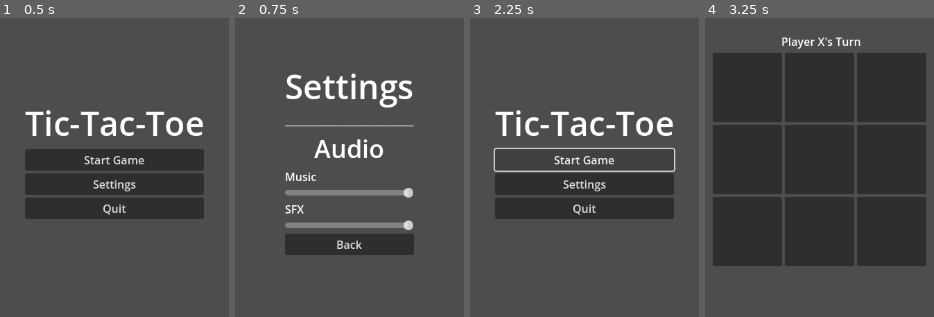
Above: before the commit, frames 1-4 (left to right).
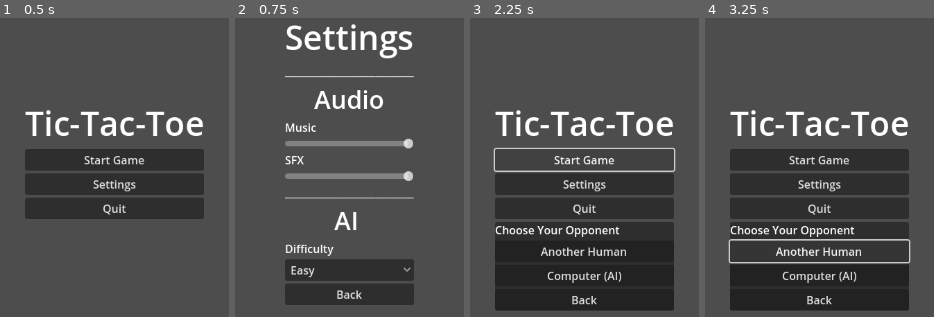
Above: after the commit, the same moments.

Repository: codystuart/tic-tac-godot
Game: Godot game, scene res://main_menu.tscn
Two runs of this game, one before a commit and one after it. Both use one fixed random seed, a clock stepped at 60 frames per second and the inputs below.
Inputs (mouse positions are in pixels of both pictures, inside the frame that each line leads up to):
- Up to frame 1 (0.5 s): no input
- Up to frame 2 (0.75 s): click "Settings" at 0.5 s
- Up to frame 3 (2.25 s): click "Back" at 1.25 s; click "Start Game" at 2 s
- Up to frame 4 (3.25 s): click (819, 251) at 2.75 s, where only the run after the commit has a clickable "Another Human"

Frame 1 is identical in both runs. In frame 2, 23% of the frame differs, in the area x 21-79%, y 2-96%; in frame 3, 22%; in frame 4, 52%, in the area x 3-97%, y 6-98%.

Commit message:
Basic AI Functionality has been added
todo:
Program Hard mode for AI

Diff:
--- a/game_manager.gd
+++ b/game_manager.gd
@@ -1,3 +1,6 @@
 extends Node
 
 # Manages global game state variables
+
+var is_ai_game = false
+var ai_difficulty = "Easy"
--- a/main_menu.gd
+++ b/main_menu.gd
@@ -4,6 +4,12 @@
 @onready var start_button = $CenterContainer/VBoxContainer/StartButton
 @onready var quit_button = $CenterContainer/VBoxContainer/QuitButton
 @onready var settings_button = $CenterContainer/VBoxContainer/SettingsButton
+
+# Opponent Pop-up Panel button references
+@onready var opponent_choice_panel = $PanelContainer
+@onready var human_button = $PanelContainer/VBoxContainer/HumanButton
+@onready var ai_button = $PanelContainer/VBoxContainer/AIButton
+@onready var back_button = $PanelContainer/VBoxContainer/BackButton
 
 # Preload sounds
 const SOUND_UI_CLICK = preload("res://Audio/click_002.ogg")
@@ -13,15 +19,18 @@
 	start_button.pressed.connect(_on_start_button_pressed)
 	quit_button.pressed.connect(_on_quit_button_pressed)
 	settings_button.pressed.connect(_on_settings_button_pressed)
+
+	# Connect the buttons inside of the PanelContinaer
+	human_button.pressed.connect(_on_human_button_pressed)
+	ai_button.pressed.connect(_on_ai_button_pressed)
+	back_button.pressed.connect(_on_back_button_pressed)
+
 	#Start playing the menu music as soon as the menu loads
 	MusicManager.play_menu_music()
 
 func _on_start_button_pressed():
 	SfxManager.play(SOUND_UI_CLICK)
-	await MusicManager.fade_out_music(1.0)
-
-	# Make sure the path is correct for game scene file.
-	get_tree().change_scene_to_file("res://tic_tac_toe.tscn")
+	opponent_choice_panel.show()
 
 func _on_quit_button_pressed():
 	SfxManager.play(SOUND_UI_CLICK)
@@ -30,3 +39,21 @@
 func _on_settings_button_pressed():
 	SfxManager.play(SOUND_UI_CLICK)
 	get_tree().change_scene_to_file("res://settings_menu.tscn")
+
+# --- Popup panel button functions ---
+
+func _on_back_button_pressed():
+	SfxManager.play(SOUND_UI_CLICK)
+	opponent_choice_panel.hide()
+
+func _on_human_button_pressed():
+	GameManager.is_ai_game = false
+	SfxManager.play(SOUND_UI_CLICK)
+	await MusicManager.fade_out_music(1.0)
+	get_tree().change_scene_to_file("res://tic_tac_toe.tscn")
+
+func _on_ai_button_pressed():
+	GameManager.is_ai_game = true
+	SfxManager.play(SOUND_UI_CLICK)
+	await MusicManager.fade_out_music(1.0)
+	get_tree().change_scene_to_file("res://tic_tac_toe.tscn")
--- a/main_menu.tscn
+++ b/main_menu.tscn
@@ -22,7 +22,7 @@
 [node name="VBoxContainer" type="VBoxContainer" parent="CenterContainer"]
 layout_mode = 2
 
-[node name="Label" type="Label" parent="CenterContainer/VBoxContainer"]
+[node name="Title" type="Label" parent="CenterContainer/VBoxContainer"]
 layout_mode = 2
 theme_override_font_sizes/font_size = 48
 text = "Tic-Tac-Toe"
@@ -38,3 +38,33 @@
 [node name="QuitButton" type="Button" parent="CenterContainer/VBoxContainer"]
 layout_mode = 2
 text = "Quit"
+
+[node name="PanelContainer" type="PanelContainer" parent="."]
+visible = false
+layout_mode = 2
+offset_left = 447.0
+offset_top = 414.0
+offset_right = 705.0
+offset_bottom = 542.0
+grow_horizontal = 2
+grow_vertical = 2
+
+[node name="VBoxContainer" type="VBoxContainer" parent="PanelContainer"]
+layout_mode = 2
+
+[node name="Label" type="Label" parent="PanelContainer/VBoxContainer"]
+layout_mode = 2
+text = "Choose Your Opponent"
+
+[node name="HumanButton" type="Button" parent="PanelContainer/VBoxContainer"]
+layout_mode = 2
+text = "Another Human"
+
+[node name="AIButton" type="Button" parent="PanelContainer/VBoxContainer"]
+layout_mode = 2
+text = "Computer (AI)"
+
+[node name="BackButton" type="Button" parent="PanelContainer/VBoxContainer"]
+layout_mode = 2
+text = "Back
+"
--- a/project.godot
+++ b/project.godot
@@ -19,6 +19,7 @@
 
 MusicManager="*res://music_manager.tscn"
 SfxManager="*res://sfx_manager.tscn"
+GameManager="*res://game_manager.tscn"
 
 [display]
 
--- a/settings_menu.gd
+++ b/settings_menu.gd
@@ -3,6 +3,7 @@
 @onready var music_slider = $CenterContainer/VBoxContainer/MusicVolumeSlider
 @onready var sfx_slider = $CenterContainer/VBoxContainer/SFXVolumeSlider
 @onready var back_button = $CenterContainer/VBoxContainer/BackButton
+@onready var difficulty_button = $CenterContainer/VBoxContainer/DifficultyButton
 
 const SOUND_UI_CLICK = preload("res://Audio/click_002.ogg")
 
@@ -14,9 +15,21 @@
 	sfx_slider.value_changed.connect(_on_sfx_volume_changed)
 	back_button.pressed.connect(_on_back_button_pressed)
 
+	# AI Difficulty Options
+	difficulty_button.item_selected.connect(_on_difficulty_selected)
+	if GameManager.ai_difficulty == "Easy":
+		difficulty_button.select(0)
+	else:
+		difficulty_button.select(1)
+
 	music_slider.value = AudioServer.get_bus_volume_db(music_bus_index)
 	sfx_slider.value = AudioServer.get_bus_volume_db(sfx_bus_index)
 
+func _on_difficulty_selected(index):
+	if index == 0:
+		GameManager.ai_difficulty = "Easy"
+	elif index == 1:
+		GameManager.ai_difficulty = "Hard"
 func _on_music_volume_changed(value):
 	AudioServer.set_bus_volume_db(music_bus_index, value)
 
--- a/settings_menu.tscn
+++ b/settings_menu.tscn
@@ -55,6 +55,29 @@
 min_value = -30.0
 max_value = 0.0
 
+[node name="Label6" type="Label" parent="CenterContainer/VBoxContainer"]
+layout_mode = 2
+text = "___________________________"
+
+[node name="Label7" type="Label" parent="CenterContainer/VBoxContainer"]
+layout_mode = 2
+theme_override_font_sizes/font_size = 36
+text = "AI "
+horizontal_alignment = 1
+
+[node name="Label8" type="Label" parent="CenterContainer/VBoxContainer"]
+layout_mode = 2
+text = "Difficulty"
+
+[node name="DifficultyButton" type="OptionButton" parent="CenterContainer/VBoxContainer"]
+layout_mode = 2
+selected = 0
+item_count = 2
+popup/item_0/text = "Easy"
+popup/item_0/id = 0
+popup/item_1/text = "Hard"
+popup/item_1/id = 1
+
 [node name="BackButton" type="Button" parent="CenterContainer/VBoxContainer"]
 layout_mode = 2
 text = "Back"
--- a/tic_tac_toe.gd
+++ b/tic_tac_toe.gd
@@ -1,10 +1,11 @@
 extends Control
 
 # --- NODES ---
+@onready var label = $Label
 @onready var grid_container = $GridContainer
-@onready var label = $Label
 @onready var restart_button = $RestartButton
 @onready var menu_button = $MenuButton
+@onready var input_shield = $InputShield
 
 #Preload all the sound affects needed
 const SOUND_PLACE_PIECE = preload("res://Audio/select_002.ogg")
@@ -24,6 +25,8 @@
 # --- GAME INIT ---
 # This function is called automatically when the node enters the scene tree (i.e., when the game starts).
 func _ready():
+	input_shield.size = grid_container.size
+	input_shield.position = grid_container.position
 	# We need to connect the 'pressed' signal of each button to our script.
 	# This loop goes through all 9 buttons in the GridContainer.
 	for i in range(grid_container.get_child_count()):
@@ -78,7 +81,11 @@
 			current_player *=-1
 			update_status_label()
 
-
+		if GameManager.is_ai_game == true and current_player == -1 and not game_over:
+			input_shield.show()
+			await get_tree().create_timer(0.5).timeout
+			_ai_make_move()
+			input_shield.hide()
 # A helper function to update the message label with the current turn.
 func update_status_label():
 		var player_char = "X" if current_player == 1 else "O"
@@ -140,3 +147,32 @@
 		SfxManager.play(SOUND_UI_CLICK)
 		await MusicManager.fade_out_music(1.0)
 		get_tree().change_scene_to_file("res://main_menu.tscn")
+
+# --- COMPUTER OPPONENT ---
+func _ai_make_move():
+	if GameManager.ai_difficulty == "Easy":
+		_ai_easy_move()
+	else: # "Hard"
+		_ai_hard_move()
+
+func _ai_easy_move():
+	var available_spots = []
+	for i in range(board.size()):
+		if board[i] == 0:
+			available_spots.append(i)
+
+	if not available_spots.is_empty():
+		available_spots.shuffle()
+		var random_spot_index = available_spots.front()
+		_on_button_pressed(random_spot_index)
+
+func _ai_hard_move():
+	var available_spots = []
+	for i in range(board.size()):
+		if board[i] == 0:
+			available_spots.append(i)
+
+	if not available_spots.empty():
+		available_spots.shuffle()
+		var random_spot_index = available_spots.front()
+		_on_button_pressed(random_spot_index)
--- a/tic_tac_toe.tscn
+++ b/tic_tac_toe.tscn
@@ -92,6 +92,24 @@
 horizontal_alignment = 1
 vertical_alignment = 1
 
+[node name="InputShield" type="Control" parent="."]
+visible = false
+layout_mode = 1
+anchors_preset = 15
+anchor_right = 1.0
+anchor_bottom = 1.0
+grow_horizontal = 2
+grow_vertical = 2
+
+[node name="ColorRect" type="ColorRect" parent="InputShield"]
+layout_mode = 1
+anchors_preset = 15
+anchor_right = 1.0
+anchor_bottom = 1.0
+grow_horizontal = 2
+grow_vertical = 2
+color = Color(0.152941, 0.152941, 0.152941, 0.85098)
+
 [node name="RestartButton" type="Button" parent="."]
 visible = false
 layout_mode = 0
